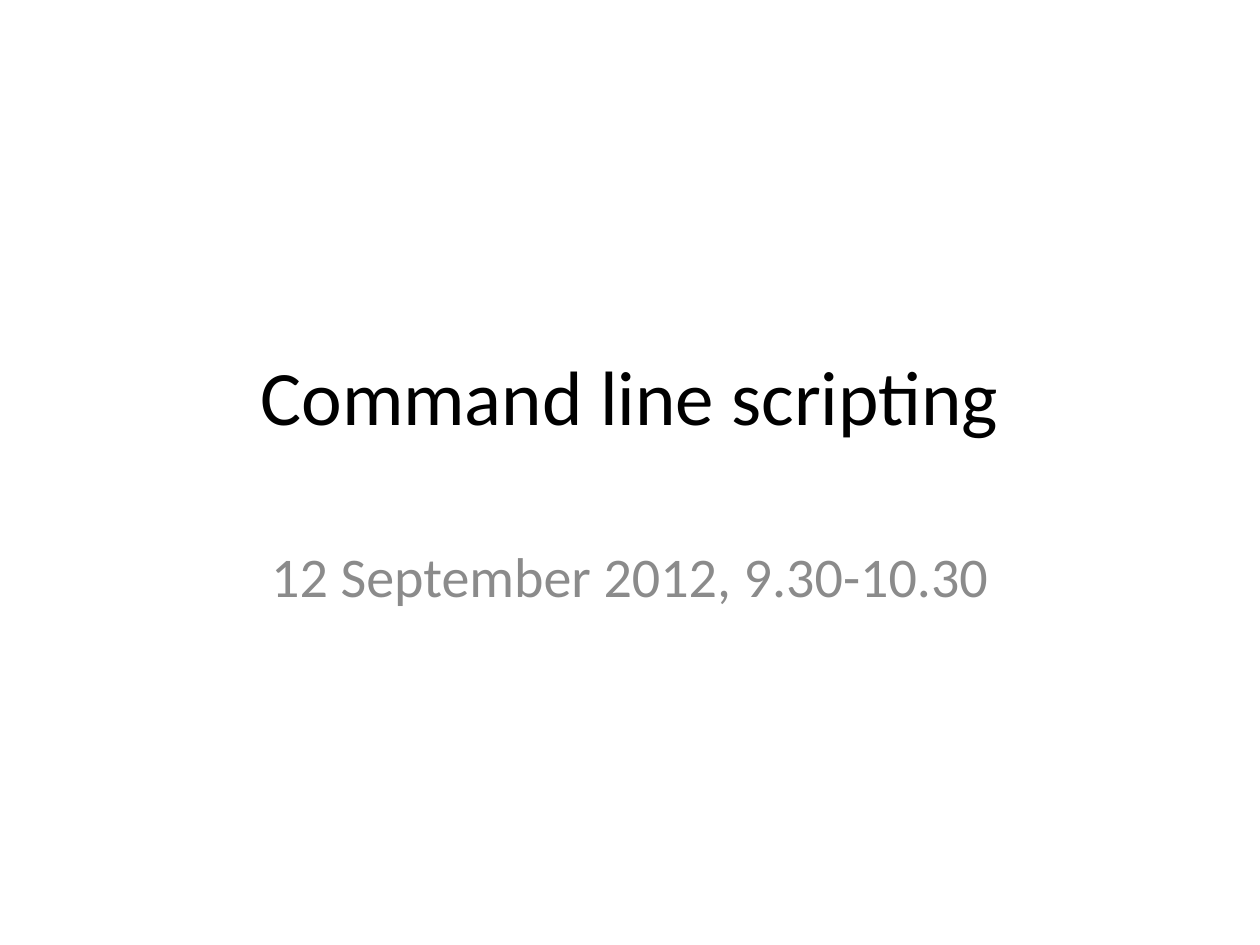
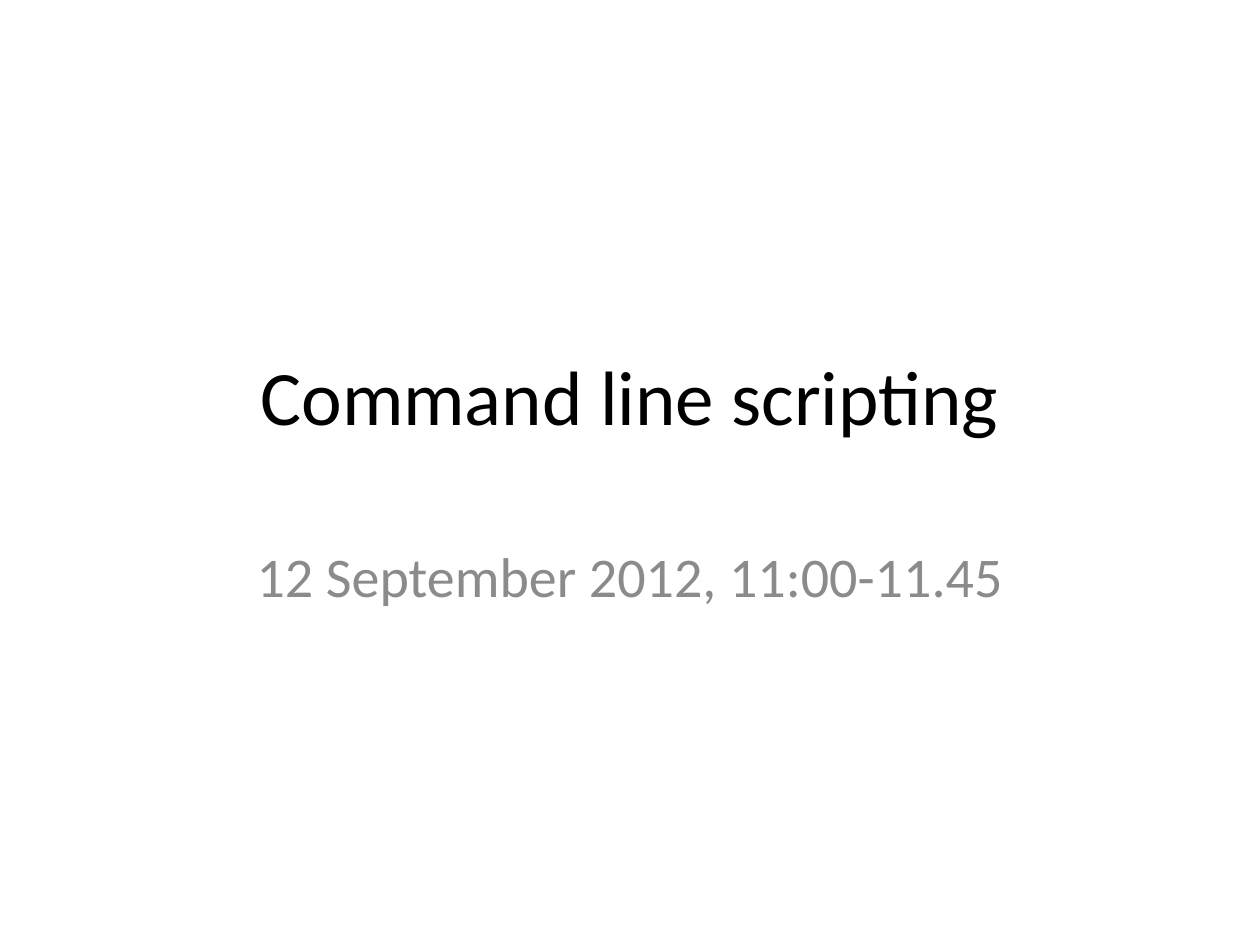
Before and after one commit to rvosa/ngs-workflows, a slide deck: slide 1 of doc/slides/day2/session2/CLIScripting.pptx. Drawn at 1260x945 pixels with LibreOffice and Linux fonts; fonts in the diff are those of the drawing. Boxes give left, top, right and bottom in pixels: in the first picture for what was removed or moved away, otherwise in the second. Text is boxed around its words. In the diff, an @@ line names an element or a change of style, - is before the commit and + after.

```diff
--- a/doc/slides/day2/session2/CLIScripting.pptx
+++ b/doc/slides/day2/session2/CLIScripting.pptx
@@ subtitle at [257,558,1002,606]: text changed @@
-12 September 2012, 9.30-10.30
+12 September 2012, 11:00-11.45
```
Also in this commit, not shown: 6 other files.
